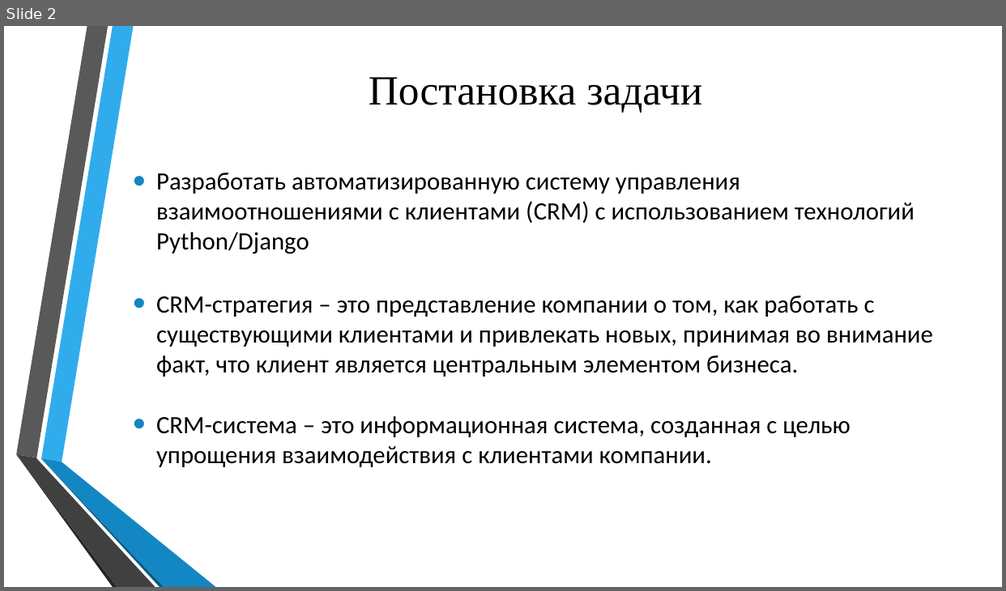
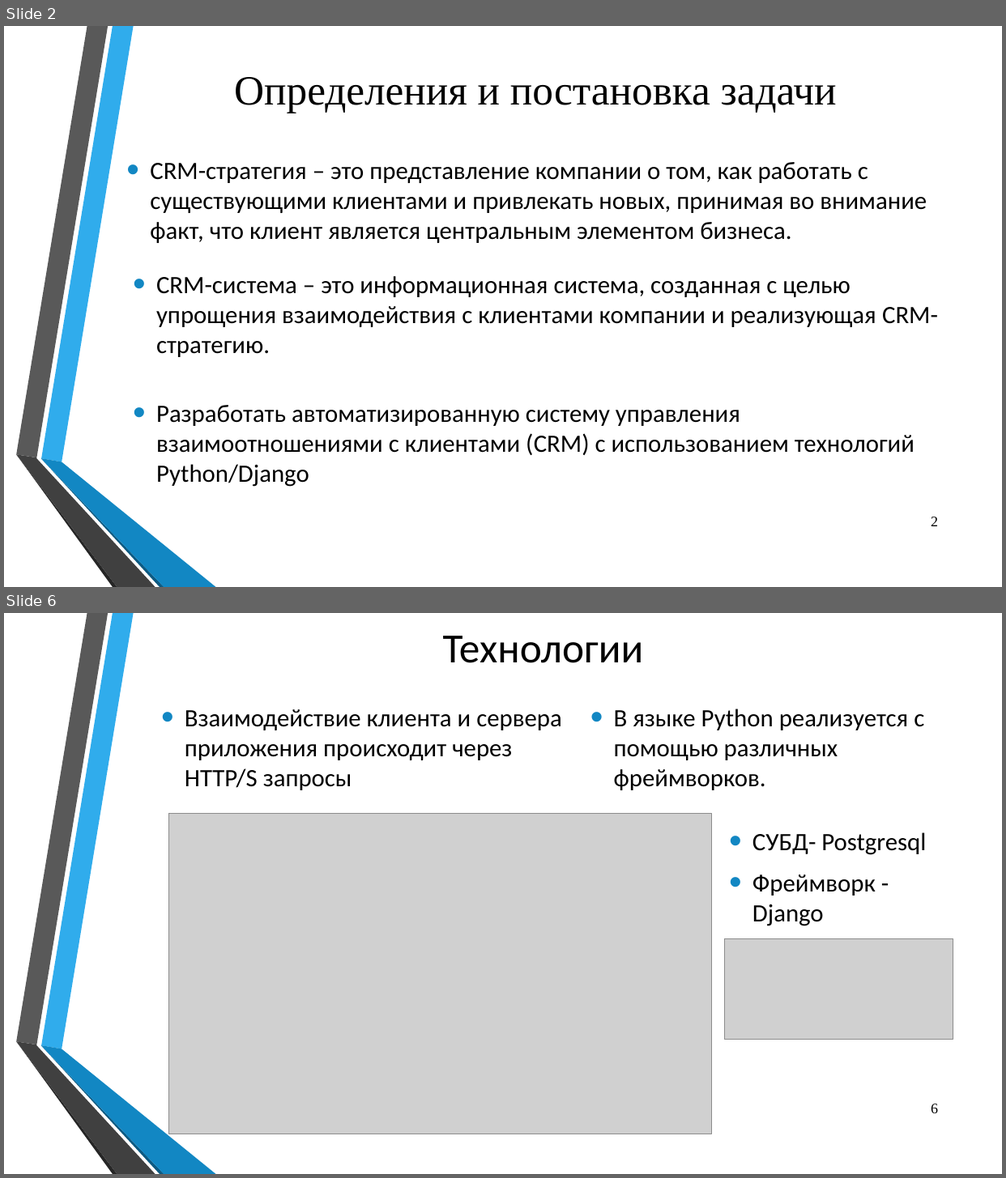
Before and after one commit to Yaroher2442/diplom-dev, a slide deck: diplom_preza.pptx. Shown one above the other, each under a label of ours: slide 2 before the commit, slides 2 and 6 after it; the slides between them are not shown. The pictures are 1006x591 and 1006x1178 pixels, drawn with LibreOffice and Linux fonts; fonts in the diff are those of the drawing; grey boxes stand for pictures; background and template pictures are left out. Boxes give left, top, right and bottom in pixels: in the first picture for what was removed or moved away, otherwise in the second. Text is boxed around its words. In the diff, an @@ line names an element or a change of style, - is before the commit and + after.

```diff
--- a/diplom_preza.pptx
+++ b/diplom_preza.pptx
@@ slide 6 added at (4, 613, 1002, 1174), background picture (left out); not listed: 6 template elements that a slide beside it also shows @@
@@ title added at (443, 636, 644, 663), 40 pt, text #000000 @@
+Технологии
@@ text added at (185, 709, 561, 790), 24 pt, text #000000 @@
+• Взаимодействие клиента и сервера приложения происходит через HTTP/S запросы
@@ text added at (614, 709, 924, 790), 24 pt, text #000000 @@
+• В языке Python реализуется с помощью различных фреймворков.
@@ picture added at (169, 814, 712, 1134) @@
@@ text added at (752, 833, 926, 926), 24 pt, text #000000 @@
+• СУБД- Postgresql
+• Фреймворк - Django
@@ picture added at (725, 939, 953, 1040) @@
@@ page number added at (931, 1104, 938, 1114), 14 pt, text #000000 @@
+6
@@ slide 2 changed as well @@
@@ title at (234, 77, 837, 113): text changed @@
-Постановка задачи
+Определения и постановка задачи
@@ text "CRM-стратегия – это представление компании ...": place and size @@
-text "CRM-стратегия – это представление компании ..." at (156, 296, 933, 377)
+text "CRM-стратегия – это представление компании ..." at (150, 162, 927, 243)
@@ text at (156, 276, 938, 357): text changed @@
-• CRM-система – это информационная система, созданная с целью упрощения взаимодействия с клиентами компании.
+• CRM-система – это информационная система, созданная с целью упрощения взаимодействия с клиентами компании и реализующая CRM-стратегию.
@@ text "Разработать автоматизированную систему управления взаимоотно ...": place and size @@
-text "Разработать автоматизированную систему управления взаимоотно ..." at (156, 173, 914, 254)
+text "Разработать автоматизированную систему управления взаимоотно ..." at (156, 405, 914, 487)
@@ page number added at (931, 517, 938, 527), 14 pt, text #000000 @@
+2
```
Also in this commit, not shown: 9 other slides changed, 9 other slides added, 9 slides removed.
